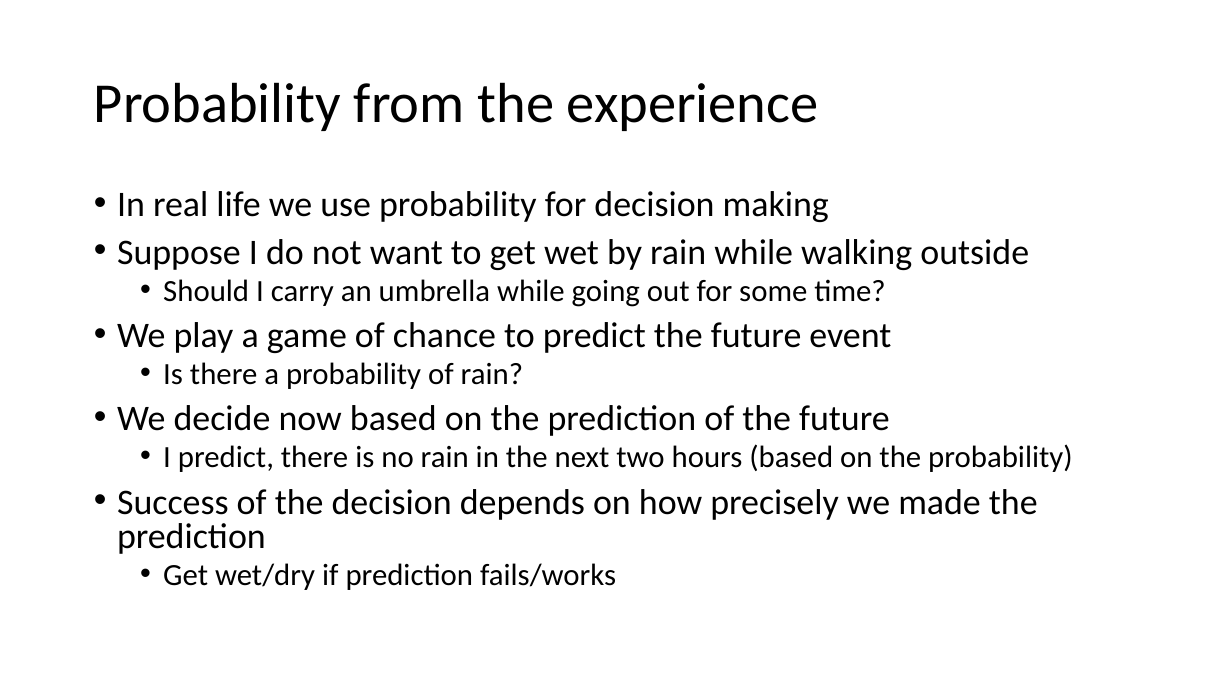
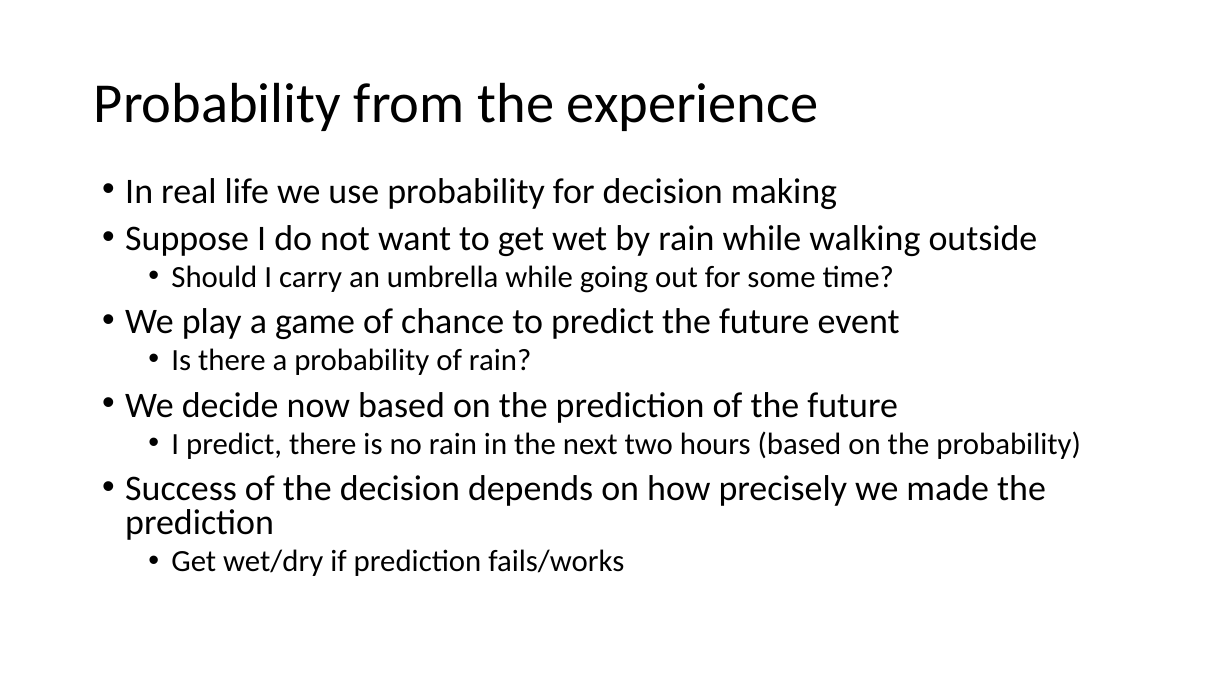
Before and after one commit to yushuf/TeamBeta, a slide deck: slide 22 of Presentation.pptx (slide 23 before the commit). Drawn at 1232x693 pixels with LibreOffice and Linux fonts; fonts in the diff are those of the drawing. Boxes give left, top, right and bottom in pixels: in the first picture for what was removed or moved away, otherwise in the second. Text is boxed around its words. In the diff, an @@ line names an element or a change of style, - is before the commit and + after.

```diff
--- a/Presentation.pptx
+++ b/Presentation.pptx
@@ text "In real life we use ...": place and size @@
-text "In real life we use ..." at <box>117,191,1072,590</box>
+text "In real life we use ..." at <box>125,178,1080,576</box>
```
Also in this commit, not shown: 4 other slides changed, 8 slides added, 4 slides removed.
